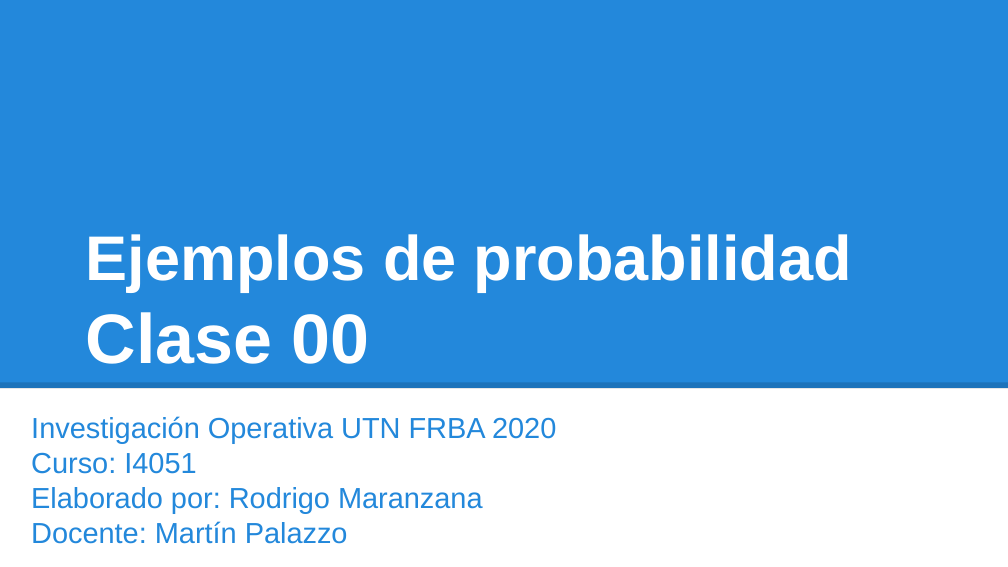
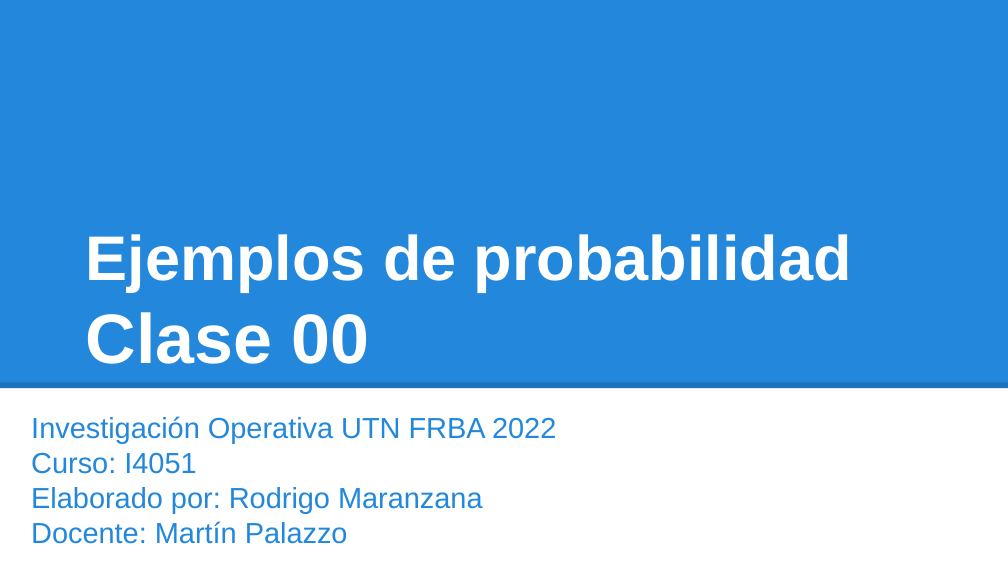
Before and after one commit to investigacion-operativa/pyOperativ, a slide deck: slide 1 of 02_repaso/clase01_repaso_probabilidad/repaso_probabilidad.pptx. Drawn at 1008x567 pixels with LibreOffice and Linux fonts; fonts in the diff are those of the drawing. Boxes give left, top, right and bottom in pixels: in the first picture for what was removed or moved away, otherwise in the second. Text is boxed around its words. In the diff, an @@ line names an element or a change of style, - is before the commit and + after.

Commit message:
upd repaso proba

```diff
--- a/02_repaso/clase01_repaso_probabilidad/repaso_probabilidad.pptx
+++ b/02_repaso/clase01_repaso_probabilidad/repaso_probabilidad.pptx
@@ subtitle at <box>31,416,556,444</box>: text changed @@
-Investigación Operativa UTN FRBA 2020
+Investigación Operativa UTN FRBA 2022
```
Also in this commit, not shown: 1 other file.
